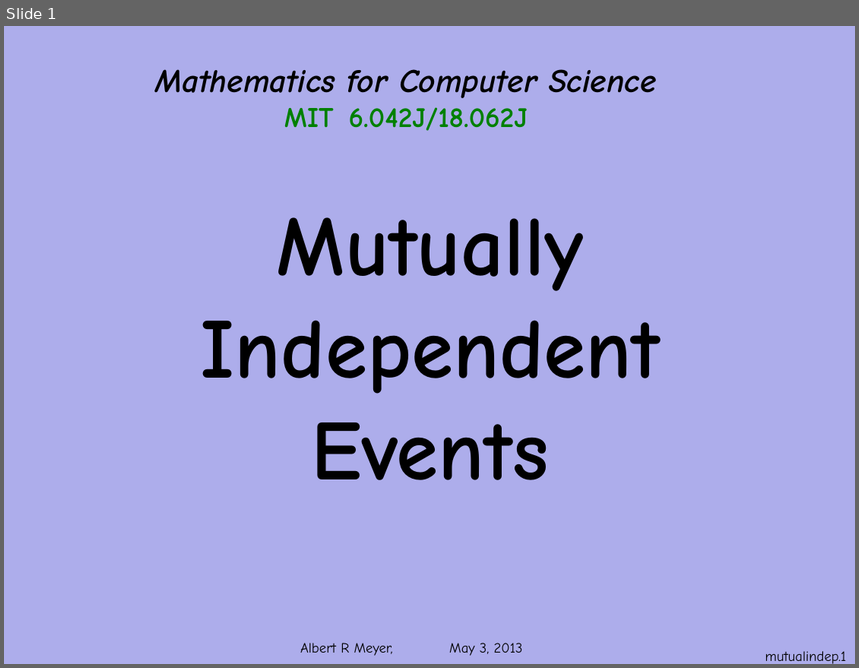
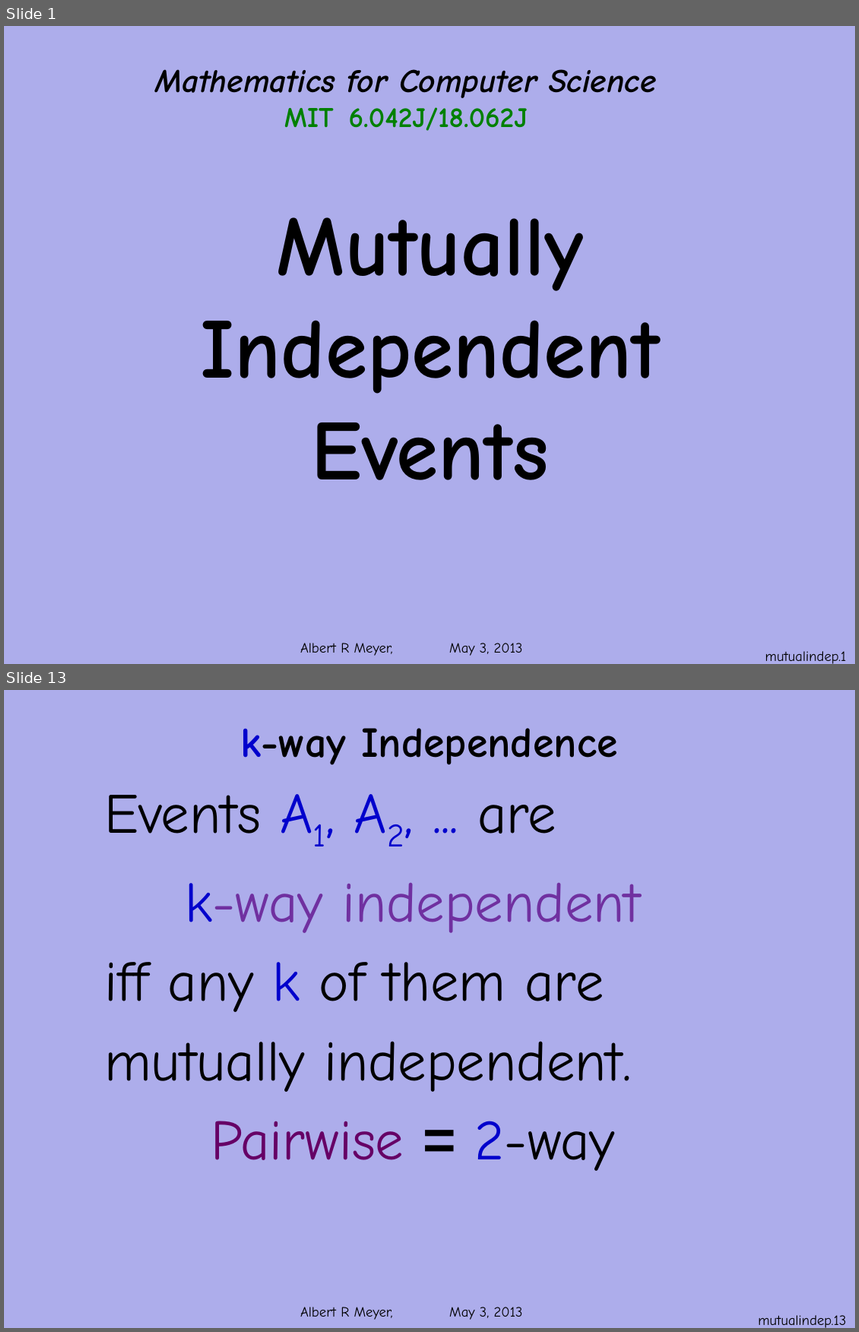
Before and after one commit to armeyer/mcs_web, a slide deck: spring13/slides13/prob-mutual-independence.pptx. Shown one above the other, each under a label of ours: slide 1 before the commit, slides 1 and 13 after it; the slides between them are not shown. The pictures are 859x668 and 859x1332 pixels, drawn with LibreOffice and Linux fonts; fonts in the diff are those of the drawing; background and template pictures are left out. Boxes give left, top, right and bottom in pixels: in the first picture for what was removed or moved away, otherwise in the second. Text is boxed around its words. In the diff, an @@ line names an element or a change of style, - is before the commit and + after.

Commit message:
revise prob-independence prob-mutual-independence.pptx

```diff
--- a/spring13/slides13/prob-mutual-independence.pptx
+++ b/spring13/slides13/prob-mutual-independence.pptx
@@ slide 13 added at (4, 690, 855, 1328), background #ADADEB; not listed: 1 template element that a slide beside it also shows @@
@@ title added at (240, 728, 618, 765), 36 pt, text #000000, bold @@
+k-way Independence
@@ text added at (104, 795, 641, 1171), 48 pt, text #000000 @@
+Events A1, A2, ... are
+k-way independent
+iff any k of them are
+mutually independent.
+Pairwise = 2-way
@@ page number added at (758, 1315, 846, 1328), 12 pt, text #000000 @@
+mutualindep.13
```
Also in this commit, not shown: 8 slides changed, 11 other slides added, 2 other files.
